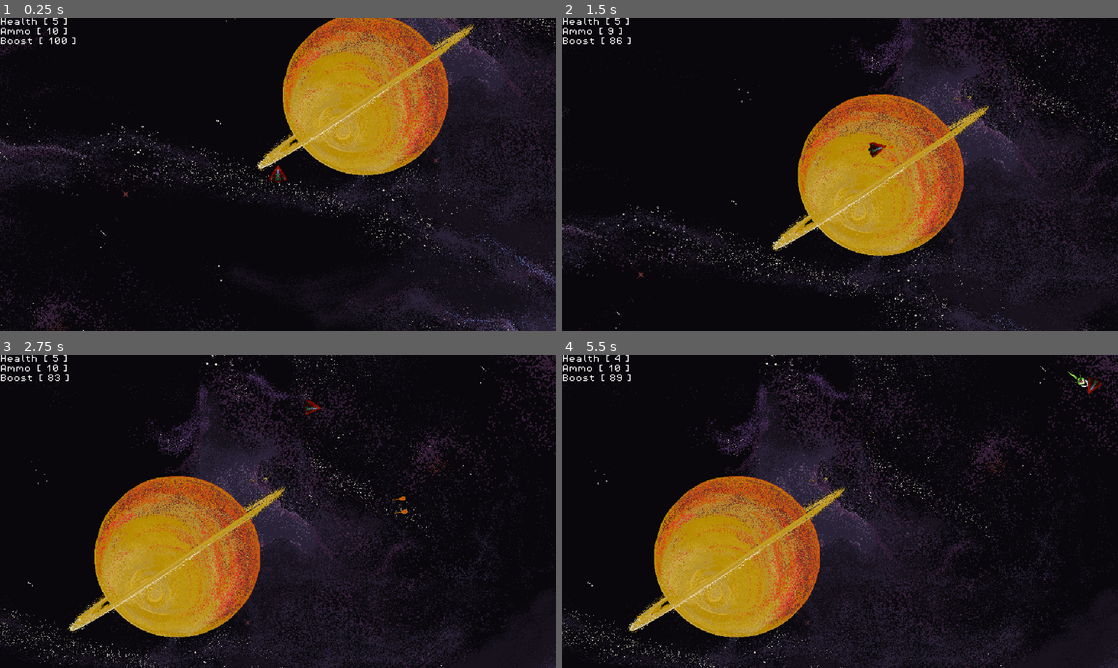
Above: before the commit, frames 1-4 (two rows, left to right).
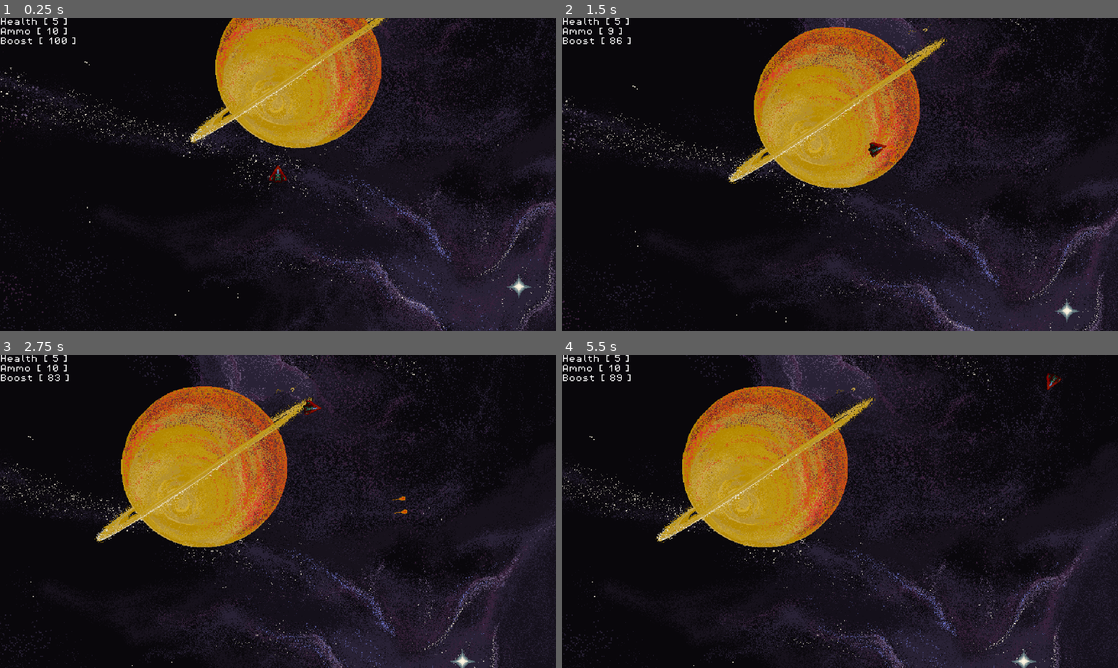
Above: after the commit, the same moments.

Repository: rylanharwood2/Adrift
Game: Godot game, scene res://scenes/game.tscn
The game is run twice, just before and just after one commit, with the same random seed, the same clock (stepped at 60 frames per second) and the same inputs.
Inputs:
- Up to frame 1 (0.25 s): no input
- Up to frame 2 (1.5 s): tap Enter at 0.5 s; hold D (move_right) 0.53-1.28 s; hold Alt (boost) 0.53-1.28 s; hold Left (move_left) from 1.28 s (still down); tap Space (shoot) at 1.35 s
- Up to frame 3 (2.75 s): release Left (move_left) at 2.03 s; hold D (move_right) from 2.03 s (still down); hold Alt (boost) from 2.03 s (still down)
- Up to frame 4 (5.5 s): release D (move_right) at 2.78 s; release Alt (boost) at 2.78 s; hold W (move_up) 2.78-3.53 s; tap Space (shoot) at 2.85, 4.35 s; hold Alt (boost) 3.53-4.28 s; hold Left (move_left) from 3.53 s (still down); hold Alt (boost) from 5.03 s (still down)

The runs differ from the first frame. In frame 1, 34% of the frame differs, in the area x 0-100%, y 0-100%; in frame 2, 35%; in frame 3, 39%; in frame 4, 39%.

Commit message:
parallax background + renaming things

Diff:
--- a/default_bus_layout.tres
+++ b/default_bus_layout.tres
@@ -5,7 +5,7 @@
 bus/1/solo = false
 bus/1/mute = false
 bus/1/bypass_fx = false
-bus/1/volume_db = 0.0
+bus/1/volume_db = 0.860514
 bus/1/send = &"Master"
 bus/2/name = &"SFX"
 bus/2/solo = false
--- a/scenes/big_bad_dude.tscn
+++ b/scenes/big_bad_dude.tscn
@@ -1,6 +1,6 @@
 [gd_scene load_steps=14 format=3 uid="uid://bg8jy2q0w2r0q"]
 
-[ext_resource type="Texture2D" uid="uid://cxhh3pf74rgdy" path="res://assets/sprites/King Nut.png" id="1_3f7of"]
+[ext_resource type="Texture2D" uid="uid://cxhh3pf74rgdy" path="res://assets/sprites/enemies/king_nut.png" id="1_3f7of"]
 [ext_resource type="Script" path="res://scripts/big_bad_dude.gd" id="1_86q2e"]
 
 [sub_resource type="AtlasTexture" id="AtlasTexture_msxre"]
--- a/scenes/bullet.tscn
+++ b/scenes/bullet.tscn
@@ -1,6 +1,6 @@
 [gd_scene load_steps=6 format=3 uid="uid://bkguwvaq5v04b"]
 
-[ext_resource type="Texture2D" uid="uid://bvmr3lh0msqfl" path="res://assets/sprites/DefaultBullet.png" id="1_506iy"]
+[ext_resource type="Texture2D" uid="uid://bvmr3lh0msqfl" path="res://assets/sprites/player/default_bullet.png" id="1_506iy"]
 [ext_resource type="Script" path="res://scripts/bullet.gd" id="1_ram36"]
 
 [sub_resource type="AtlasTexture" id="AtlasTexture_1uvfu"]
--- a/scenes/camera.tscn
+++ b/scenes/camera.tscn
@@ -1,7 +1,7 @@
 [gd_scene load_steps=3 format=3 uid="uid://nsua5t72inru"]
 
 [ext_resource type="Script" path="res://scenes/camera.gd" id="1_olk4v"]
-[ext_resource type="PackedScene" uid="uid://c27fp8o3i2qqh" path="res://scenes/main_menu.tscn" id="2_8ne8h"]
+[ext_resource type="PackedScene" uid="uid://c27fp8o3i2qqh" path="res://scenes/main_menu_ui.tscn" id="2_8ne8h"]
 
 [node name="Node2D" type="Camera2D"]
 z_index = 10
--- a/scenes/game.tscn
+++ b/scenes/game.tscn
@@ -1,14 +1,21 @@
-[gd_scene load_steps=14 format=3 uid="uid://w7l1bj0mh51e"]
+[gd_scene load_steps=16 format=3 uid="uid://w7l1bj0mh51e"]
 
 [ext_resource type="PackedScene" uid="uid://b327nj58ktob7" path="res://scenes/player.tscn" id="1_13bel"]
 [ext_resource type="Script" path="res://scripts/game.gd" id="1_p1si3"]
-[ext_resource type="Texture2D" uid="uid://crcbg2rltg7q4" path="res://assets/sprites/background.png" id="6_g387b"]
+[ext_resource type="Texture2D" uid="uid://cu2f12nna4e61" path="res://assets/sprites/environment/stary_sky.png" id="3_vb2cv"]
+[ext_resource type="Texture2D" uid="uid://iofww4h8ovh8" path="res://assets/sprites/environment/planets.png" id="4_x4fr3"]
 [ext_resource type="PackedScene" uid="uid://bg8jy2q0w2r0q" path="res://scenes/big_bad_dude.tscn" id="6_px1t3"]
 [ext_resource type="PackedScene" uid="uid://nsua5t72inru" path="res://scenes/camera.tscn" id="6_uo2vg"]
-[ext_resource type="Texture2D" uid="uid://c7h87itjqjsrq" path="res://assets/sprites/testboss1.png" id="7_1i7vf"]
+[ext_resource type="Texture2D" uid="uid://c7h87itjqjsrq" path="res://assets/sprites/enemies/testboss1.png" id="7_1i7vf"]
 [ext_resource type="PackedScene" uid="uid://baf7exhdloebg" path="res://scenes/health_overlay_ui.tscn" id="7_sxbnq"]
-[ext_resource type="Texture2D" uid="uid://dlqd1nlksxyg5" path="res://assets/sprites/testboss2.png" id="8_mbx16"]
+[ext_resource type="Texture2D" uid="uid://dlqd1nlksxyg5" path="res://assets/sprites/enemies/testboss2.png" id="8_mbx16"]
 [ext_resource type="PackedScene" uid="uid://cepyg8irkh4ah" path="res://scenes/gray_asteroid.tscn" id="9_bkh4i"]
+
+[sub_resource type="Curve2D" id="Curve2D_e5dhq"]
+_data = {
+"points": PackedVector2Array(0, 0, 0, 0, -896, -568, 0, 0, 0, 0, 888, -568, 0, 0, 0, 0, 888, 496, 0, 0, 0, 0, -896, 496, 0, 0, 0, 0, -896, -568)
+}
+point_count = 5
 
 [sub_resource type="RectangleShape2D" id="RectangleShape2D_4j1mg"]
 size = Vector2(26.2023, 0.956628)
@@ -25,12 +32,25 @@
 [node name="Game" type="Node2D"]
 script = ExtResource("1_p1si3")
 
-[node name="Background" type="Sprite2D" parent="."]
-z_index = -2
-position = Vector2(9, -11)
-texture = ExtResource("6_g387b")
+[node name="ParallaxBackground" type="ParallaxBackground" parent="."]
 
-[node name="ParallaxBackground" type="ParallaxBackground" parent="."]
+[node name="star_sky" type="ParallaxLayer" parent="ParallaxBackground"]
+position = Vector2(117, 72)
+motion_scale = Vector2(0.3, 0.3)
+
+[node name="star_sky_sprite" type="Sprite2D" parent="ParallaxBackground/star_sky"]
+position = Vector2(-799, -470)
+texture = ExtResource("3_vb2cv")
+centered = false
+
+[node name="planets" type="ParallaxLayer" parent="ParallaxBackground"]
+position = Vector2(119, 72)
+motion_scale = Vector2(0.5, 0.5)
+
+[node name="planets_sprite" type="Sprite2D" parent="ParallaxBackground/planets"]
+position = Vector2(-786, -470)
+texture = ExtResource("4_x4fr3")
+centered = false
 
 [node name="Camera" parent="." instance=ExtResource("6_uo2vg")]
 limit_top = -486
@@ -43,20 +63,20 @@
 
 [node name="enemy_spawn_points" type="Node" parent="."]
 
-[node name="spawn1" type="Marker2D" parent="enemy_spawn_points"]
-position = Vector2(-753, -545)
+[node name="suicune_spawn_path" type="Path2D" parent="enemy_spawn_points"]
+curve = SubResource("Curve2D_e5dhq")
 
-[node name="spawn2" type="Marker2D" parent="enemy_spawn_points"]
-position = Vector2(761, -537)
-
-[node name="spawn3" type="Marker2D" parent="enemy_spawn_points"]
-position = Vector2(764, 532)
-
-[node name="spawn4" type="Marker2D" parent="enemy_spawn_points"]
-position = Vector2(-747, 542)
+[node name="spawn_location" type="PathFollow2D" parent="enemy_spawn_points/suicune_spawn_path"]
+position = Vector2(-896, -568)
 
 [node name="spawn_timer" type="Timer" parent="enemy_spawn_points"]
+wait_time = 2.0
 one_shot = true
+
+[node name="start_timer" type="Timer" parent="enemy_spawn_points"]
+wait_time = 2.0
+one_shot = true
+autostart = true
 
 [node name="world_boundries" type="Node" parent="."]
 
@@ -106,14 +126,16 @@
 position = Vector2(-166, 180)
 texture = ExtResource("8_mbx16")
 
-[node name="gray_asteroid" parent="." instance=ExtResource("9_bkh4i")]
+[node name="gray_asteroid" parent="physics_bodies" instance=ExtResource("9_bkh4i")]
 position = Vector2(-39, -113)
 
-[node name="gray_asteroid2" parent="." instance=ExtResource("9_bkh4i")]
+[node name="gray_asteroid2" parent="physics_bodies" instance=ExtResource("9_bkh4i")]
 position = Vector2(1033, 135)
 
-[node name="gray_asteroid3" parent="." instance=ExtResource("9_bkh4i")]
+[node name="gray_asteroid3" parent="physics_bodies" instance=ExtResource("9_bkh4i")]
 position = Vector2(0, -560)
 
+[connection signal="dead" from="Player" to="." method="_on_player_dead"]
 [connection signal="start_game" from="HUD" to="." method="new_game"]
 [connection signal="timeout" from="enemy_spawn_points/spawn_timer" to="." method="_on_timer_timeout"]
+[connection signal="timeout" from="enemy_spawn_points/start_timer" to="." method="_on_start_timer_timeout"]
--- a/scenes/gray_asteroid.tscn
+++ b/scenes/gray_asteroid.tscn
@@ -1,10 +1,49 @@
 [gd_scene load_steps=7 format=3 uid="uid://cepyg8irkh4ah"]
 
-[ext_resource type="Texture2D" uid="uid://caqt7stblywj8" path="res://assets/sprites/AsteroidGrayTest.png" id="1_yj03a"]
-[ext_resource type="Texture2D" uid="uid://crcbg2rltg7q4" path="res://assets/sprites/background.png" id="2_l6haw"]
+[ext_resource type="Texture2D" uid="uid://caqt7stblywj8" path="res://assets/sprites/environment/asteroid_gray.png" id="1_yj03a"]
+[ext_resource type="Texture2D" uid="uid://crcbg2rltg7q4" path="res://assets/sprites/environment/background.png" id="2_l6haw"]
 
 [sub_resource type="CircleShape2D" id="CircleShape2D_0mk8i"]
 radius = 30.28
+
+[sub_resource type="Animation" id="Animation_jqjwt"]
+length = 0.001
+tracks/0/type = "value"
+tracks/0/imported = false
+tracks/0/enabled = true
+tracks/0/path = NodePath("Sprite2D:position")
+tracks/0/interp = 1
+tracks/0/loop_wrap = true
+tracks/0/keys = {
+"times": PackedFloat32Array(0),
+"transitions": PackedFloat32Array(1),
+"update": 0,
+"values": [Vector2(-872, 414)]
+}
+tracks/1/type = "value"
+tracks/1/imported = false
+tracks/1/enabled = true
+tracks/1/path = NodePath("CollisionShape2D:position")
+tracks/1/interp = 1
+tracks/1/loop_wrap = true
+tracks/1/keys = {
+"times": PackedFloat32Array(0),
+"transitions": PackedFloat32Array(1),
+"update": 0,
+"values": [Vector2(-872, 414)]
+}
+tracks/2/type = "value"
+tracks/2/imported = false
+tracks/2/enabled = true
+tracks/2/path = NodePath("Sprite2D:rotation")
+tracks/2/interp = 1
+tracks/2/loop_wrap = true
+tracks/2/keys = {
+"times": PackedFloat32Array(0),
+"transitions": PackedFloat32Array(1),
+"update": 0,
+"values": [0.0]
+}
 
 [sub_resource type="Animation" id="Animation_pq1j0"]
 resource_name = "floating"
@@ -46,45 +85,6 @@
 "values": [0.0, 3.00114]
 }
 
-[sub_resource type="Animation" id="Animation_jqjwt"]
-length = 0.001
-tracks/0/type = "value"
-tracks/0/imported = false
-tracks/0/enabled = true
-tracks/0/path = NodePath("Sprite2D:position")
-tracks/0/interp = 1
-tracks/0/loop_wrap = true
-tracks/0/keys = {
-"times": PackedFloat32Array(0),
-"transitions": PackedFloat32Array(1),
-"update": 0,
-"values": [Vector2(-872, 414)]
-}
-tracks/1/type = "value"
-tracks/1/imported = false
-tracks/1/enabled = true
-tracks/1/path = NodePath("CollisionShape2D:position")
-tracks/1/interp = 1
-tracks/1/loop_wrap = true
-tracks/1/keys = {
-"times": PackedFloat32Array(0),
-"transitions": PackedFloat32Array(1),
-"update": 0,
-"values": [Vector2(-872, 414)]
-}
-tracks/2/type = "value"
-tracks/2/imported = false
-tracks/2/enabled = true
-tracks/2/path = NodePath("Sprite2D:rotation")
-tracks/2/interp = 1
-tracks/2/loop_wrap = true
-tracks/2/keys = {
-"times": PackedFloat32Array(0),
-"transitions": PackedFloat32Array(1),
-"update": 0,
-"values": [0.0]
-}
-
 [sub_resource type="AnimationLibrary" id="AnimationLibrary_ih75o"]
 _data = {
 "RESET": SubResource("Animation_jqjwt"),
--- a/scenes/main_menu.tscn
+++ b/scenes/main_menu_ui.tscn
@@ -1,11 +1,11 @@
 [gd_scene load_steps=6 format=3 uid="uid://c27fp8o3i2qqh"]
 
-[ext_resource type="FontFile" uid="uid://dn3wcxcgwamg3" path="res://assets/fonts/PixelOperator8-Bold.ttf" id="1_4xi3u"]
-[ext_resource type="Script" path="res://scripts/main_menu.gd" id="1_f2l0b"]
-[ext_resource type="Shader" path="res://scripts/main_menu.gdshader" id="2_7pf3m"]
+[ext_resource type="Script" path="res://scripts/main_menu.gd" id="1_xd47n"]
+[ext_resource type="Shader" path="res://scripts/main_menu.gdshader" id="2_3c6pp"]
+[ext_resource type="FontFile" uid="uid://dn3wcxcgwamg3" path="res://assets/fonts/PixelOperator8-Bold.ttf" id="3_lmcw8"]
 
 [sub_resource type="ShaderMaterial" id="ShaderMaterial_vau2j"]
-shader = ExtResource("2_7pf3m")
+shader = ExtResource("2_3c6pp")
 shader_parameter/amount = null
 
 [sub_resource type="PlaceholderTexture2D" id="PlaceholderTexture2D_sdnv6"]
--- a/scenes/player.tscn
+++ b/scenes/player.tscn
@@ -1,9 +1,9 @@
 [gd_scene load_steps=28 format=3 uid="uid://b327nj58ktob7"]
 
 [ext_resource type="Script" path="res://scripts/player.gd" id="1_wwnok"]
-[ext_resource type="Texture2D" uid="uid://dor3rojyhsgbu" path="res://assets/sprites/PlaneTurn.png" id="2_qovok"]
+[ext_resource type="Texture2D" uid="uid://dor3rojyhsgbu" path="res://assets/sprites/player/PlaneTurn.png" id="2_qovok"]
 [ext_resource type="Shader" path="res://scripts/flash.gdshader" id="2_xlifc"]
-[ext_resource type="Texture2D" uid="uid://dollkoll5l36" path="res://assets/sprites/Flame.png" id="3_d8xk6"]
+[ext_resource type="Texture2D" uid="uid://dollkoll5l36" path="res://assets/sprites/player/flame.png" id="3_d8xk6"]
 [ext_resource type="AudioStream" uid="uid://cc7ky0ml6gshb" path="res://assets/sfx/ship_sounds.wav" id="4_80fm8"]
 [ext_resource type="AudioStream" uid="uid://y5oasx7yajya" path="res://assets/sfx/single_shot_2.wav" id="4_pabxg"]
 
--- a/scenes/suicune_enemy.tscn
+++ b/scenes/suicune_enemy.tscn
@@ -2,8 +2,8 @@
 
 [ext_resource type="Script" path="res://scripts/enemy.gd" id="1_m5566"]
 [ext_resource type="Shader" path="res://scripts/flash.gdshader" id="1_rt8es"]
-[ext_resource type="Texture2D" uid="uid://bh8hhwqlbf5ea" path="res://assets/sprites/Green Pleb - Mele.png" id="2_pb25y"]
-[ext_resource type="Texture2D" uid="uid://b8wn2cjdpb7jo" path="res://assets/sprites/Green Pleb - Death.png" id="3_4d1rw"]
+[ext_resource type="Texture2D" uid="uid://bh8hhwqlbf5ea" path="res://assets/sprites/enemies/Green Pleb - Mele.png" id="2_pb25y"]
+[ext_resource type="Texture2D" uid="uid://b8wn2cjdpb7jo" path="res://assets/sprites/enemies/Green Pleb - Death.png" id="3_4d1rw"]
 
 [sub_resource type="ShaderMaterial" id="ShaderMaterial_6hcr1"]
 resource_local_to_scene = true
--- a/scripts/enemy.gd
+++ b/scripts/enemy.gd
@@ -4,7 +4,9 @@
 
 @onready var target = get_tree().current_scene.get_node("Player")
 
-const SPEED = 4000
+var rand = RandomNumberGenerator.new()
+
+var  SPEED = randf_range(3500.0, 4500.0)
 const TURN_SPEED = 2.0 # max turn speed (idk units)
 var health: int = 2
 var dead: bool = false
--- a/scripts/game.gd
+++ b/scripts/game.gd
@@ -8,10 +8,12 @@
 
 func new_game():
 	$HUD.show_message("")#Welcome to the \nThunderdome!!")
-
+	#%Player.start($start_position(this is a marker2d).position)
+	$enemy_spawn_points/start_timer.start()
 
 
 func wave_spawner():
+	# TODO apparently decide if I want to use wave spawner or a timer
 	$enemy_spawn_points/spawn_timer.one_shot = true
 	for i in range(0,20):
 		await get_tree().create_timer(2).timeout
@@ -21,16 +23,19 @@
 		enemy.position = possible_locations[rand.randf_range(0,3)].position
 		add_child(enemy)
 
-
-
+func _on_start_timer_timeout() -> void:
+	for i in range(0,15):
+		$enemy_spawn_points/spawn_timer.start()
+		await get_tree().create_timer(2).timeout
 
 func _on_timer_timeout() -> void:
 
 	var enemy = enemy_scene.instantiate()
 	rand.randomize()
-	var possible_locations = [$enemy_spawn_points/spawn1, $enemy_spawn_points/spawn2, $enemy_spawn_points/spawn3, $enemy_spawn_points/spawn4]
-	print(rand.randi_range(0,3))
-	enemy.position = possible_locations[rand.randi_range(0,3)].position
+	var mob_spawn_location = $enemy_spawn_points/suicune_spawn_path/spawn_location
+	$enemy_spawn_points/suicune_spawn_path/spawn_location.progress_ratio = randf()
+
+	enemy.position = mob_spawn_location.position
 	add_child(enemy)
 
 
@@ -38,7 +43,7 @@
 # Called when the node enters the scene tree for the first time.
 func _ready() -> void:
 	new_game()
-	wave_spawner()
+	#wave_spawner()
 
 # Called every frame. 'delta' is the elapsed time since the previous frame.
 func _process(_delta: float) -> void:
@@ -52,3 +57,7 @@
 
 	if Input.is_action_pressed("pause"):
 		$Camera/main_menu/VBoxContainer.show()
+
+
+func _on_player_dead() -> void:
+	$enemy_spawn_points/spawn_timer.stop()
--- a/scripts/player.gd
+++ b/scripts/player.gd
@@ -1,4 +1,6 @@
 extends CharacterBody2D
+
+signal dead
 
 @onready var animated_sprite: AnimatedSprite2D = $AnimatedSprite2D
 
@@ -157,6 +159,11 @@
 		$player_hurt.play()
 		flash()
 		health -= 1
+
+		if health <= 0:
+			dead.emit()
+			queue_free()
+
 		#is_colliding = true
 
 
Binary file removed: assets/sprites/Spaceship Bullets.png
Renamed: assets/sprites/Green Pleb - Death.png -> assets/sprites/enemies/Green Pleb - Death.png
Not shown, changed: assets/sprites/enemies/Green Pleb - Death.png.import
Renamed: assets/sprites/Green Pleb - Mele.png -> assets/sprites/enemies/Green Pleb - Mele.png
Not shown, changed: assets/sprites/enemies/Green Pleb - Mele.png.import
Renamed: assets/sprites/King Nut.png -> assets/sprites/enemies/king_nut.png
Not shown, changed: assets/sprites/enemies/king_nut.png.import
Renamed: assets/sprites/testboss1.png -> assets/sprites/enemies/testboss1.png
Not shown, changed: assets/sprites/enemies/testboss1.png.import
Renamed: assets/sprites/testboss2.png -> assets/sprites/enemies/testboss2.png
Not shown, changed: assets/sprites/enemies/testboss2.png.import
Renamed: assets/sprites/AsteroidGrayTest.png -> assets/sprites/environment/asteroid_gray.png
(and 19 more such lines)
